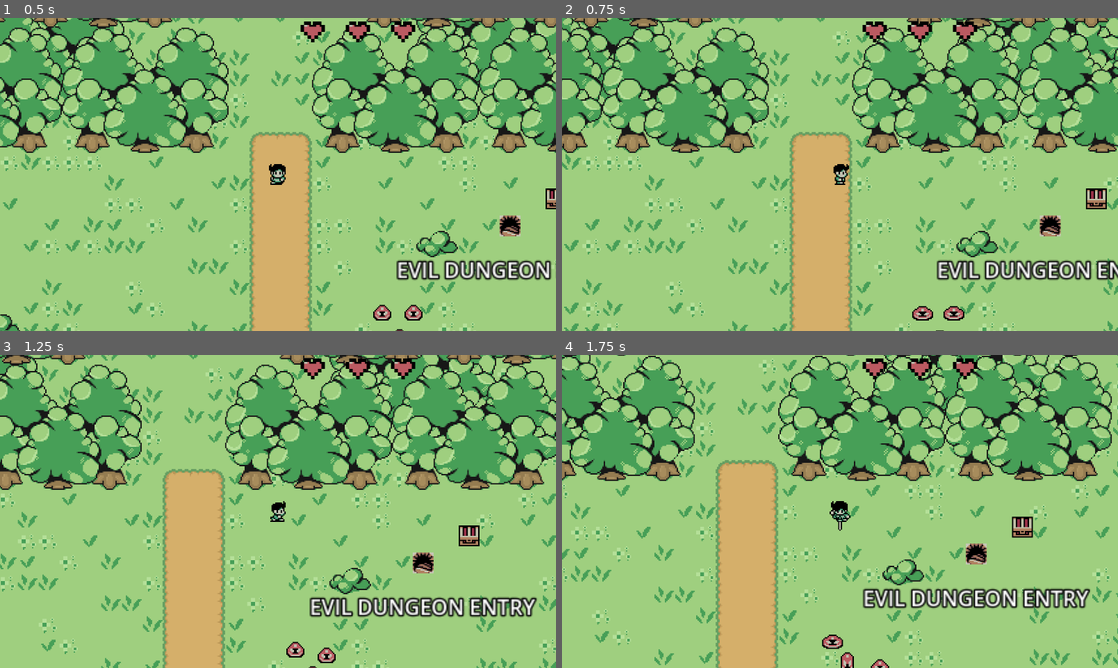
Above: before the commit, frames 1-4 (two rows, left to right).
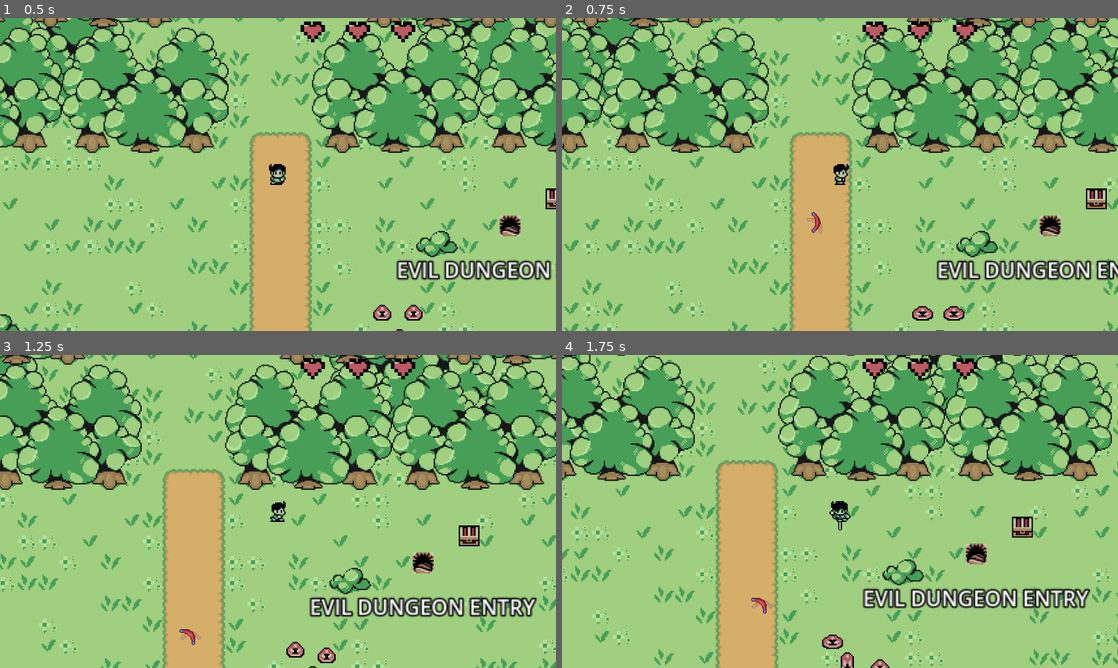
Above: after the commit, the same moments.

Repository: wilsonfish125/16bitroguelike
Game: Godot game, scene res://Levels/Pegasus Island/testnewtilemap.tscn
Two runs of this game, one before a commit and one after it. Both use one fixed random seed, a clock stepped at 60 frames per second and the inputs below. Sound files missing from this copy of the repository are replaced by a short silence.
Inputs:
- Up to frame 1 (0.5 s): no input
- Up to frame 2 (0.75 s): hold Right (ui_right) from 0.53 s (still down); hold C (ability, bound only after the commit) from 0.53 s (still down)
- Up to frame 3 (1.25 s): keep holding Right (ui_right); keep holding C (ability, bound only after the commit)
- Up to frame 4 (1.75 s): release Right (ui_right) at 1.28 s; release C (ability, bound only after the commit) at 1.28 s; hold Down (ui_down) from 1.28 s (still down); tap Space (attack) at 1.35 s; tap C (ability, bound only after the commit) at 1.55 s

Frame 1 is identical in both runs. In frame 2, less than 0.1% of the frame differs, in the area x 44-47%, y 62-69%; in frame 3, less than 0.1%, in the area x 32-37%, y 87-93%; in frame 4, less than 0.1%.

Commit message:
Added Boomerang
Complete with audio and hitbox functionality, however currently goes through walls

Diff:
--- a/00Global/globalPlayerManager.gd
+++ b/00Global/globalPlayerManager.gd
@@ -43,3 +43,7 @@
 
 func unparentPlayer( _p : Node2D ) -> void:
 	_p.remove_child( player )
+
+func playAudio( _audio : AudioStream ) -> void:
+	player.audio.stream = _audio
+	player.audio.play()
--- a/Enemies/Scripts/States/enemyStateChase.gd
+++ b/Enemies/Scripts/States/enemyStateChase.gd
@@ -61,7 +61,10 @@
 
 func _onPlayerEnter() -> void:
 	_canSeePlayer = true
-	if stateMachine.currentState is EnemyStateStun:
+	if(
+		stateMachine.currentState is EnemyStateStun
+		or stateMachine.currentState is EnemyStateDestroy
+	):
 		return #prevents weird behavior
 	stateMachine.changeState( self )
 	pass
--- /dev/null
+++ b/Player/Abilities/abilities.gd
@@ -0,0 +1,37 @@
+class_name PlayerAbilities extends Node
+
+const BOOMERANG = preload("res://Player/Abilities/boomerang.tscn")
+
+enum abilities { BOOMERANG, WAND, ETC }
+
+
+var selectedAbility = abilities.BOOMERANG #by default
+var player : Player
+
+var boomerangInstance : Boomerang = null
+
+
+func _ready() -> void:
+	player = PlayerManager.player
+
+func _unhandled_input(event: InputEvent) -> void:
+	if event.is_action_pressed( "ability" ):
+		if selectedAbility == abilities.BOOMERANG:
+			boomerangAbility()
+
+func boomerangAbility() -> void:
+	if boomerangInstance != null:
+		return
+
+
+	var _b = BOOMERANG.instantiate() as Boomerang
+	player.add_sibling( _b )
+	_b.global_position = player.global_position
+
+	var throwDirection = player.direction
+	if throwDirection == Vector2.ZERO:
+		throwDirection = player.cardinalDirection
+
+	_b.throw( throwDirection )
+	boomerangInstance = _b
+	pass
--- /dev/null
+++ b/Player/Abilities/boomerang.gd
@@ -0,0 +1,52 @@
+class_name Boomerang extends Node2D
+
+enum State { INACTIVE, THROW, RETURN }
+
+var player : Player
+var direction : Vector2
+var speed : float = 0
+var state #types dont really work with enums
+
+@export var acceleration : float = 1000.0
+@export var maxSpeed : float = 800.0
+@export var catchAudio : AudioStream
+
+@onready var animation_player: AnimationPlayer = $AnimationPlayer
+@onready var audio : AudioStreamPlayer2D = $AudioStreamPlayer2D
+
+
+func _ready() -> void:
+	visible = false
+	state = State.INACTIVE
+	player = PlayerManager.player
+
+func _physics_process( delta: float ) -> void:
+	if state == State.THROW:
+		speed -= acceleration * delta
+		position += direction * speed * delta
+		if speed <= 0: #when boomerang hits the apex its movement behavior changes
+			state = State.RETURN
+		pass
+	elif state == State.RETURN:
+		direction = global_position.direction_to( player.global_position )
+		speed += acceleration * delta
+		position +=  direction * speed * delta
+		if global_position.distance_to( player.global_position ) <= 20:
+			PlayerManager.playAudio( catchAudio )
+			queue_free() #no more infinite boomerangs in the void
+		pass
+
+	var speedRatio = speed / maxSpeed
+	audio.pitch_scale = speedRatio * 0.50 + 0.60
+	animation_player.speed_scale = 1 + ( speedRatio * 0.15 )
+
+	pass
+
+
+func throw( throwDir : Vector2 ) -> void:
+	direction = throwDir
+	speed = maxSpeed
+	state = State.THROW
+	animation_player.play( "boomerang" )
+	PlayerManager.playAudio( catchAudio )
+	visible = true
--- /dev/null
+++ b/Player/Abilities/boomerang.tscn
@@ -0,0 +1,90 @@
+[gd_scene load_steps=11 format=3 uid="uid://biu7e3gk7di3b"]
+
+[ext_resource type="Script" path="res://Player/Abilities/boomerang.gd" id="1_qidcv"]
+[ext_resource type="AudioStream" uid="uid://dystitxqv7kr6" path="res://Resources/Michael Games Sprites/catch.wav" id="2_axjcj"]
+[ext_resource type="Texture2D" uid="uid://b1yggl0mhaphv" path="res://Resources/Michael Games Sprites/boomerang.png" id="2_w6cis"]
+[ext_resource type="PackedScene" uid="uid://bes8u0hwrpmds" path="res://GeneralNodes/HurtBox/hurtBox.tscn" id="3_2163a"]
+[ext_resource type="AudioStream" uid="uid://b83f6wqqvb8a6" path="res://Resources/Michael Games Sprites/boomerang.wav" id="4_860ft"]
+
+[sub_resource type="CircleShape2D" id="CircleShape2D_lysu6"]
+radius = 13.0
+
+[sub_resource type="Animation" id="Animation_vsdo1"]
+resource_name = "boomerang"
+length = 0.27
+loop_mode = 1
+step = 0.1
+tracks/0/type = "value"
+tracks/0/imported = false
+tracks/0/enabled = true
+tracks/0/path = NodePath("Sprite2D:frame")
+tracks/0/interp = 1
+tracks/0/loop_wrap = true
+tracks/0/keys = {
+"times": PackedFloat32Array(0.0013227, 0.0344102, 0.0719102, 0.10941, 0.14691, 0.18441, 0.22191, 0.25941),
+"transitions": PackedFloat32Array(1, 1, 1, 1, 1, 1, 1, 1),
+"update": 1,
+"values": [0, 1, 2, 3, 4, 5, 6, 7]
+}
+
+[sub_resource type="Animation" id="Animation_nhpj0"]
+length = 0.001
+tracks/0/type = "value"
+tracks/0/imported = false
+tracks/0/enabled = true
+tracks/0/path = NodePath("Sprite2D:frame")
+tracks/0/interp = 1
+tracks/0/loop_wrap = true
+tracks/0/keys = {
+"times": PackedFloat32Array(0),
+"transitions": PackedFloat32Array(1),
+"update": 1,
+"values": [0]
+}
+
+[sub_resource type="AnimationLibrary" id="AnimationLibrary_dhats"]
+_data = {
+"RESET": SubResource("Animation_nhpj0"),
+"boomerang": SubResource("Animation_vsdo1")
+}
+
+[sub_resource type="CircleShape2D" id="CircleShape2D_rnj6e"]
+radius = 12.7366
+
+[node name="Boomerang" type="Node2D"]
+z_index = 2
+position = Vector2(2, -6)
+scale = Vector2(2, 2)
+script = ExtResource("1_qidcv")
+catchAudio = ExtResource("2_axjcj")
+
+[node name="Sprite2D" type="Sprite2D" parent="."]
+texture_filter = 1
+position = Vector2(-0.666666, -14)
+texture = ExtResource("2_w6cis")
+hframes = 8
+
+[node name="Area2D" type="Area2D" parent="."]
+monitorable = false
+
+[node name="CollisionShape2D" type="CollisionShape2D" parent="Area2D"]
+position = Vector2(-0.666667, -14.6667)
+shape = SubResource("CircleShape2D_lysu6")
+
+[node name="AnimationPlayer" type="AnimationPlayer" parent="."]
+libraries = {
+"": SubResource("AnimationLibrary_dhats")
+}
+autoplay = "boomerang"
+
+[node name="HurtBox" parent="." instance=ExtResource("3_2163a")]
+collision_mask = 256
+
+[node name="CollisionShape2D2" type="CollisionShape2D" parent="HurtBox"]
+position = Vector2(-0.666667, -14.6667)
+shape = SubResource("CircleShape2D_rnj6e")
+debug_color = Color(0.947088, 0.212826, 0.235671, 0.42)
+
+[node name="AudioStreamPlayer2D" type="AudioStreamPlayer2D" parent="."]
+stream = ExtResource("4_860ft")
+autoplay = true
--- a/Player/player.gd
+++ b/Player/player.gd
@@ -18,6 +18,8 @@
 
 @onready var state_machine: PlayerStateMachine = $StateMachine
 @onready var hit_box: hitBox = $Interactions/HitBox
+@onready var audio : AudioStreamPlayer2D = $Audio/AudioStreamPlayer2D
+
 
 signal DirectionChanged( newDirection : Vector2 )
 signal PlayerDamaged( hurtBox : HurtBox )
--- a/Player/player2.tscn
+++ b/Player/player2.tscn
@@ -15,6 +15,7 @@
 [ext_resource type="PackedScene" uid="uid://bes8u0hwrpmds" path="res://GeneralNodes/HurtBox/hurtBox.tscn" id="12_tpq6g"]
 [ext_resource type="PackedScene" uid="uid://57t3njb1yj57" path="res://GeneralNodes/Hitbox/hitBox.tscn" id="13_egsra"]
 [ext_resource type="AudioStream" uid="uid://bgat0po2728d5" path="res://Resources/SweetSounds_SFX/WAV/Hurt.wav" id="14_rt4ae"]
+[ext_resource type="Script" path="res://Player/Abilities/abilities.gd" id="16_ktcs0"]
 
 [sub_resource type="RectangleShape2D" id="RectangleShape2D_a4k85"]
 size = Vector2(12.3333, 16)
@@ -996,7 +997,7 @@
 [node name="Audio" type="Node2D" parent="."]
 
 [node name="AudioStreamPlayer2D" type="AudioStreamPlayer2D" parent="Audio"]
-max_polyphony = 4
+max_polyphony = 8
 
 [node name="Interactions" type="Node2D" parent="."]
 script = ExtResource("11_ie2j0")
@@ -1049,3 +1050,6 @@
 libraries = {
 "": SubResource("AnimationLibrary_mui71")
 }
+
+[node name="Abilities" type="Node" parent="."]
+script = ExtResource("16_ktcs0")
--- a/project.godot
+++ b/project.godot
@@ -62,6 +62,11 @@
 "events": [Object(InputEventKey,"resource_local_to_scene":false,"resource_name":"","device":-1,"window_id":0,"alt_press …(192 unchanged characters)…
 ]
 }
+ability={
+"deadzone": 0.5,
+"events": [Object(InputEventKey,"resource_local_to_scene":false,"resource_name":"","device":-1,"window_id":0,"alt_pressed":false,"shift_pressed":false,"ctrl_pressed":false,"meta_pressed":false,"pressed":false,"keycode":0,"physical_keycode":67,"key_label":0,"unicode":99,"location":0,"echo":false,"script":null)
+]
+}
 
 [layer_names]
 
Not shown: 1 places in Player/player2.tscn that only renumber resources
Binary file added: Resources/Michael Games Sprites/boomerang.png
Not shown, added: Resources/Michael Games Sprites/boomerang.png.import
Not shown, added: Resources/Michael Games Sprites/boomerang.wav.import
Not shown, added: Resources/Michael Games Sprites/catch.wav.import
Not shown, added: Resources/Michael Games Sprites/boomerang.wav
Not shown, added: Resources/Michael Games Sprites/catch.wav
